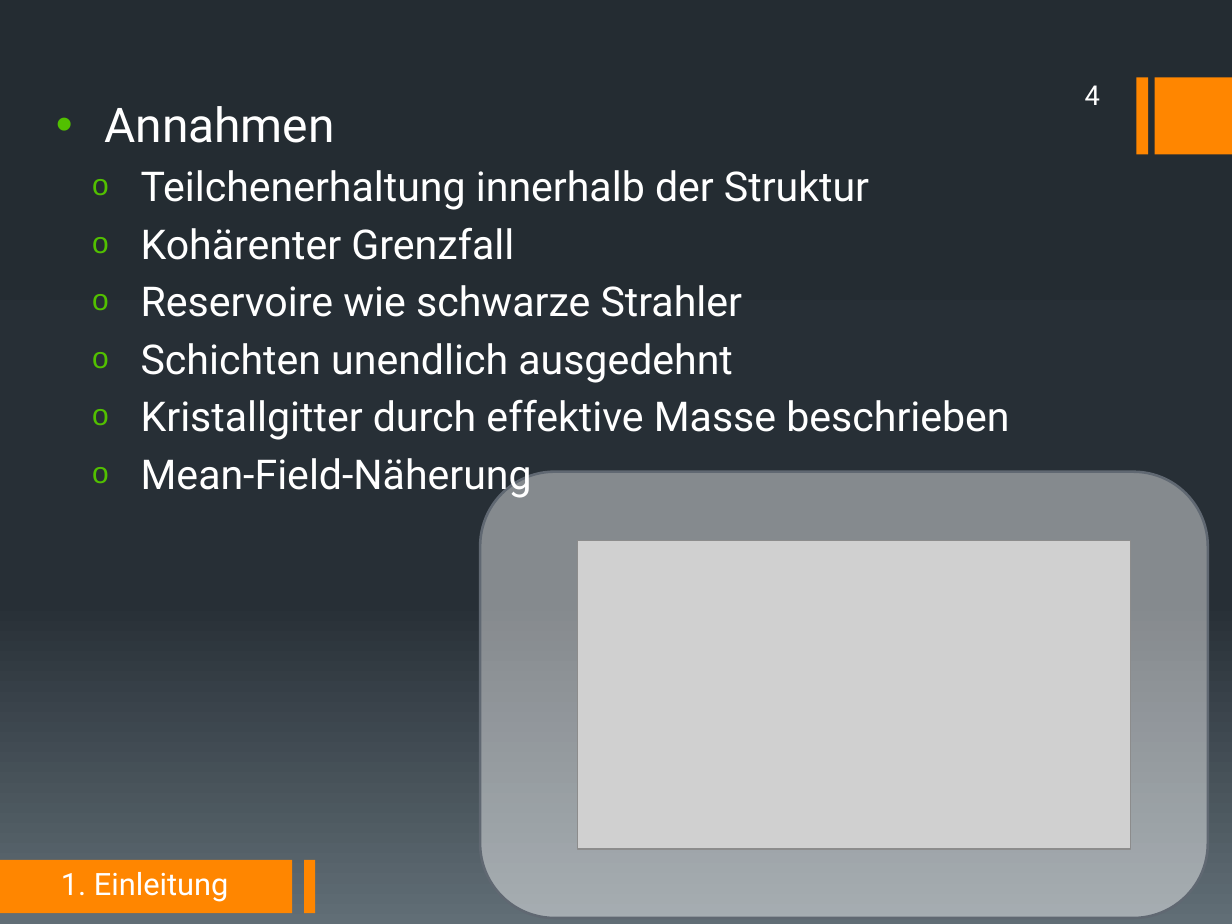
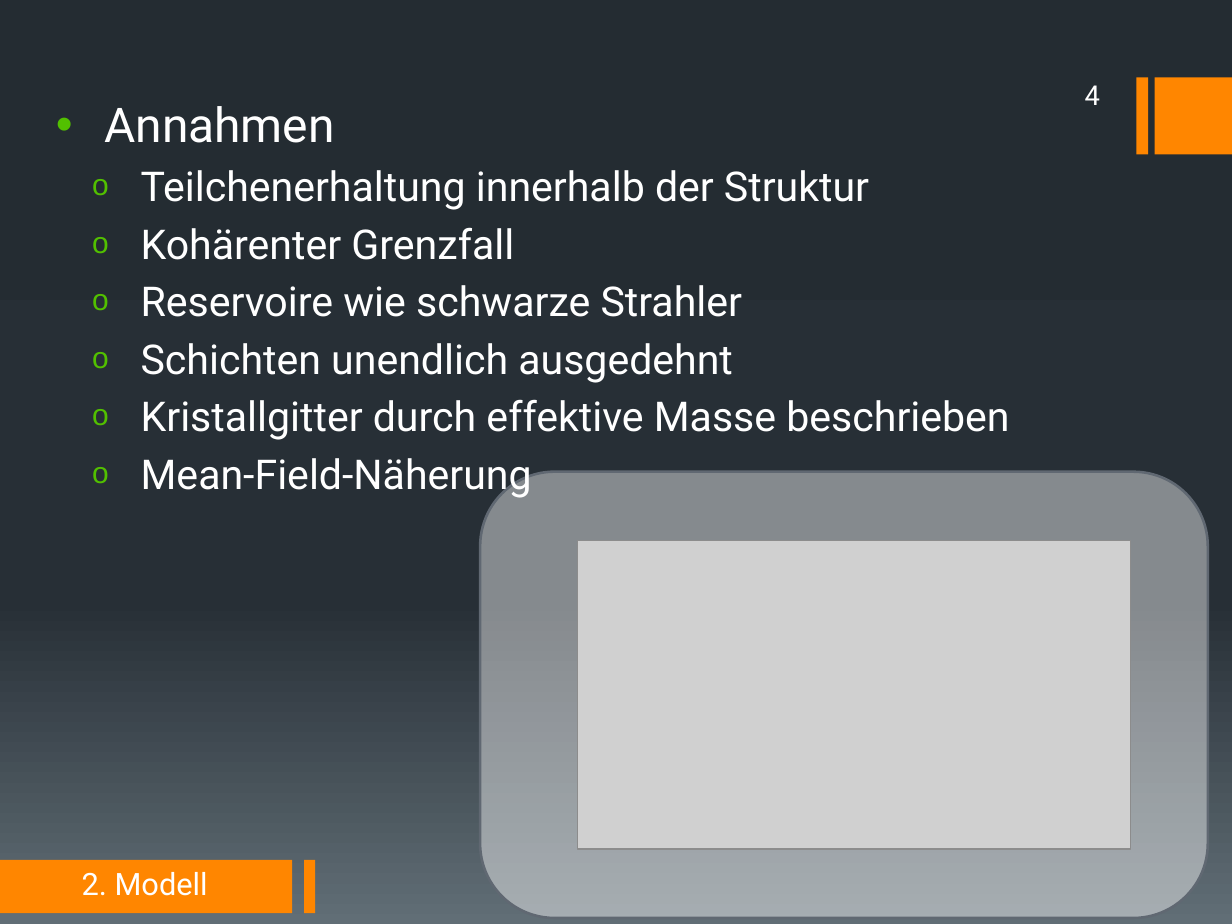
Before and after one commit to DerKleineGauss/Masterarbeit, a slide deck: slide 4 of Abschlussvortrag/Präsentation.pptx. Drawn at 1232x924 pixels with LibreOffice and Linux fonts; fonts in the diff are those of the drawing; grey boxes stand for pictures. Boxes give left, top, right and bottom in pixels: in the first picture for what was removed or moved away, otherwise in the second. Text is boxed around its words. In the diff, an @@ line names an element or a change of style, - is before the commit and + after.

```diff
--- a/Abschlussvortrag/Präsentation.pptx
+++ b/Abschlussvortrag/Präsentation.pptx
@@ text at [82,872,208,896]: text changed @@
-1. Einleitung
+2. Modell
```
Also in this commit, not shown: 6 other slides changed, 14 slides added, 7 slides removed.
